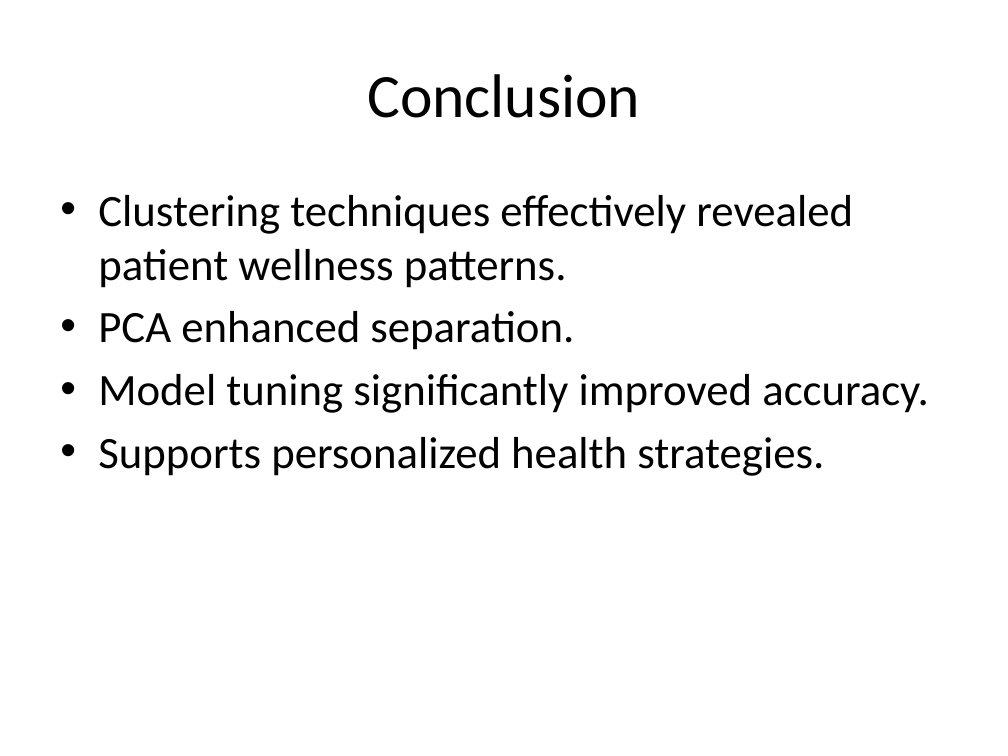
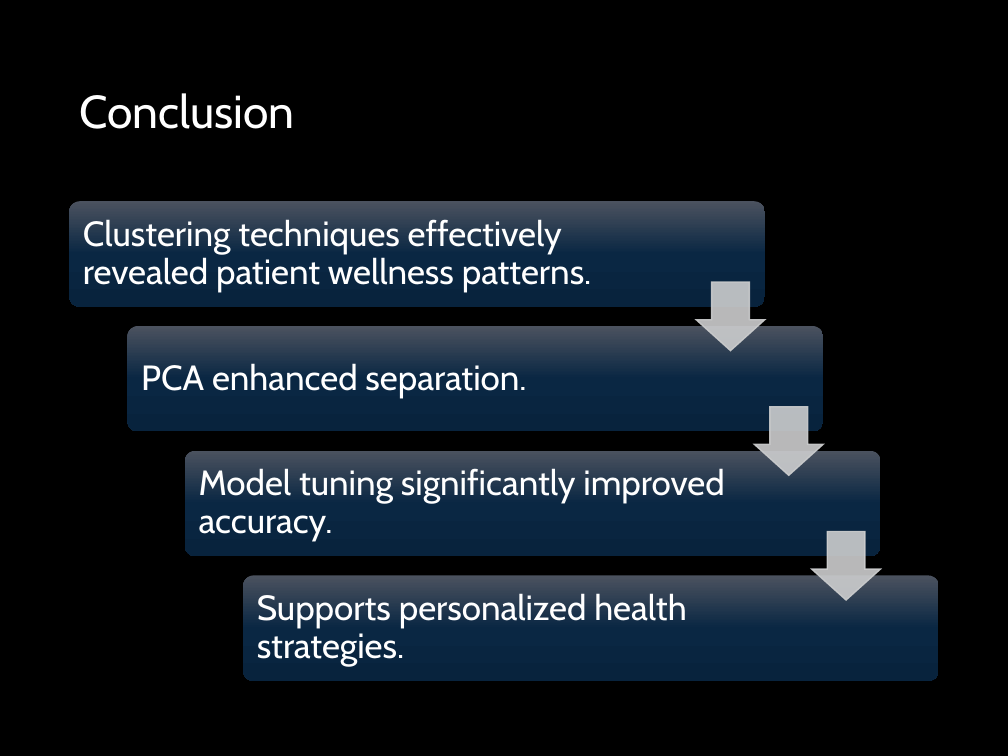
Before and after one commit to Rageshmenon9388/rag, a slide deck: slide 10 of Health_Behavior_Clustering_Presentation.pptx. Drawn at 1008x756 pixels with LibreOffice and Linux fonts; fonts in the diff are those of the drawing; background and template pictures are left out. Boxes give left, top, right and bottom in pixels: in the first picture for what was removed or moved away, otherwise in the second. Text is boxed around its words. In the diff, an @@ line names an element or a change of style, - is before the commit and + after.

```diff
--- a/Health_Behavior_Clustering_Presentation.pptx
+++ b/Health_Behavior_Clustering_Presentation.pptx
@@ background #FFFFFF to picture (left out) @@
@@ title "Conclusion": place and size @@
-title "Conclusion" at [367,74,640,118]
+title "Conclusion" at [79,93,294,129]
@@ title "Conclusion" at [79,93,294,129]: size 44 to 33 pt, font Calibri to Cabin, text colour #000000 to #FFFFFF; alignment centre to left; line spacing 1 to 0.9 @@
@@ text removed at [98,195,929,476] @@
-• Clustering techniques effectively revealed patient wellness patterns.
-• PCA enhanced separation.
-• Model tuning significantly improved accuracy.
-• Supports personalized health strategies.
@@ group added at [70,202,938,681]: 4 rounded rectangles, 4 texts, 3 down arrows @@
+Clustering techniques effectively revealed patient wellness patterns.
+PCA enhanced separation.
+Model tuning significantly improved accuracy.
+Supports personalized health strategies.
```
Also in this commit, not shown: 10 other slides changed.
